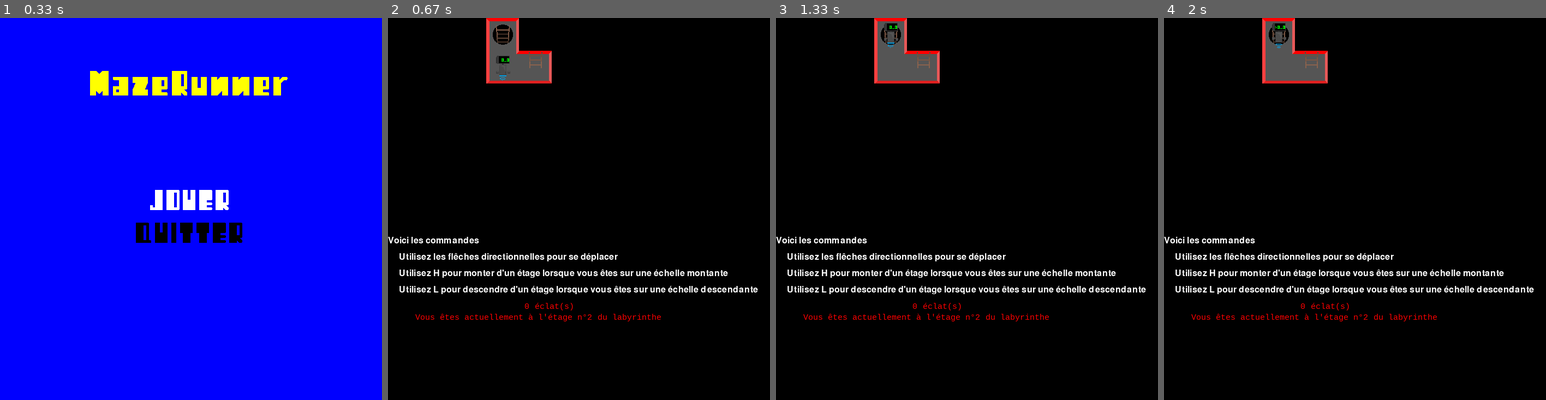
Above: before the commit, frames 1-4 (left to right).
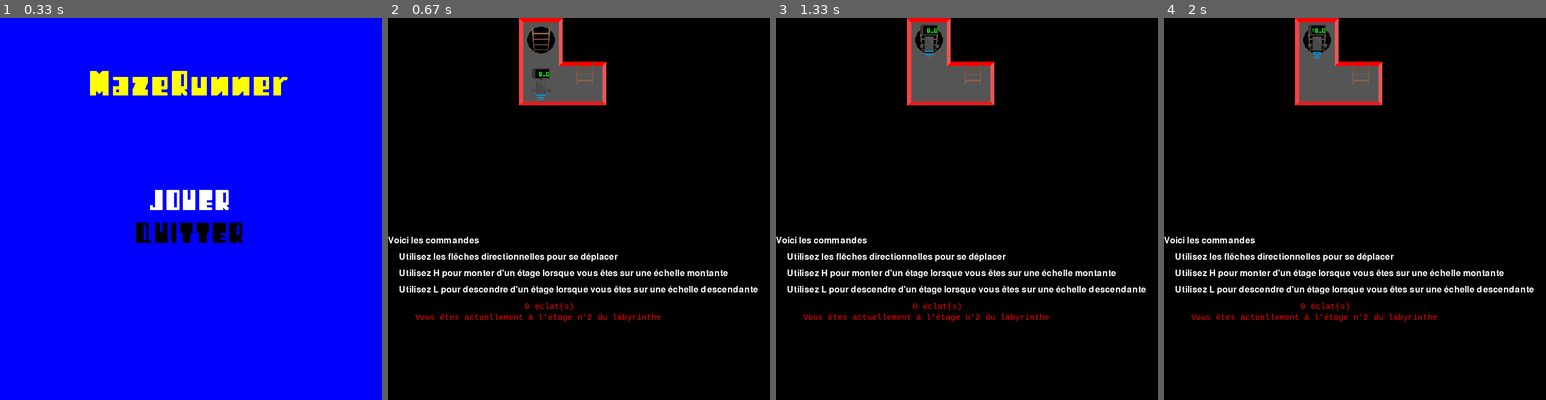
Above: after the commit, the same moments.

Repository: AndrienMont/VISI301
Game: pygame game, started from prototype alpha-2.py
The game is run twice, just before and just after one commit, with the same random seed, the same clock (stepped at 60 frames per second) and the same inputs.
Inputs:
- Up to frame 1 (0.33 s): no input
- Up to frame 2 (0.67 s): tap Enter at 0.33 s
- Up to frame 3 (1.33 s): hold Up 0.67-1.13 s
- Up to frame 4 (2 s): no input

Frame 1 is identical in both runs. In frame 2, 4.6% of the frame differs, in the area x 25-58%, y 0-23%; in frame 3, 4.6%; in frame 4, 4.6%.

Commit message:
Ajout des sprites et animations quand regarde vers la gauche

Diff:
--- a/prototype alpha-2.py
+++ b/prototype alpha-2.py
@@ -10,7 +10,7 @@
 from pathFinding3D import*
 
 
-tailleCase = 60
+tailleCase = 80
 
 def estDansListe(liste, element):
         res = False
@@ -66,8 +66,16 @@
 
                 self.sprite_idle_1 = pygame.image.load('bob/idle_1.png').convert_alpha()
                 self.sprite_idle_1 = pygame.transform.scale(self.sprite_idle_1 , (tailleCase, tailleCase))
+
                 self.sprite_idle_2 = pygame.image.load('bob/idle_2.png').convert_alpha()
                 self.sprite_idle_2 = pygame.transform.scale(self.sprite_idle_2 , (tailleCase, tailleCase))
+
+                self.sprite_idle_3 = pygame.image.load('bob/idle_3.png').convert_alpha()
+                self.sprite_idle_3 = pygame.transform.scale(self.sprite_idle_3 , (tailleCase, tailleCase))
+
+                self.sprite_idle_4 = pygame.image.load('bob/idle_4.png').convert_alpha()
+                self.sprite_idle_4 = pygame.transform.scale(self.sprite_idle_4 , (tailleCase, tailleCase))
+
                 self.X = 0
                 self.Y = 0
                 self.Z = 0
@@ -75,6 +83,8 @@
                 self.spriteX = 0
                 self.spriteY = 0
 
+                self.regardeGauche = False
+
 
         def update (self):
 
@@ -86,9 +96,11 @@
                 if direction == 'droite':
                     #self.direct = self.personnage
                     self.X += 1
+                    self.regardeGauche = False
                 if direction == 'gauche':
                     #self.direct = self.personnage
                     self.X -= 1
+                    self.regardeGauche = True
                 if direction == "haut":
                     #self.direct = self.personnage
                     self.Y -= 1
@@ -353,9 +365,16 @@
 
         spriteCyclePeriod = 30
         if spriteCycle < spriteCyclePeriod/2:
-                screen.blit(joueur.sprite_idle_1 , (joueur.spriteX*tailleCase, joueur.spriteY*tailleCase))
+                if joueur.regardeGauche:
+                        screen.blit(joueur.sprite_idle_3 , (joueur.spriteX*tailleCase, joueur.spriteY*tailleCase))
+                else:
+                        screen.blit(joueur.sprite_idle_1 , (joueur.spriteX*tailleCase, joueur.spriteY*tailleCase))
+
         elif spriteCycle < spriteCyclePeriod:
-                screen.blit(joueur.sprite_idle_2 , (joueur.spriteX*tailleCase, joueur.spriteY*tailleCase))
+                if joueur.regardeGauche:
+                        screen.blit(joueur.sprite_idle_4 , (joueur.spriteX*tailleCase, joueur.spriteY*tailleCase))
+                else:
+                        screen.blit(joueur.sprite_idle_2 , (joueur.spriteX*tailleCase, joueur.spriteY*tailleCase))
         else:
                 spriteCycle = 0
         spriteCycle = spriteCycle + 1
Binary file removed: square.png
